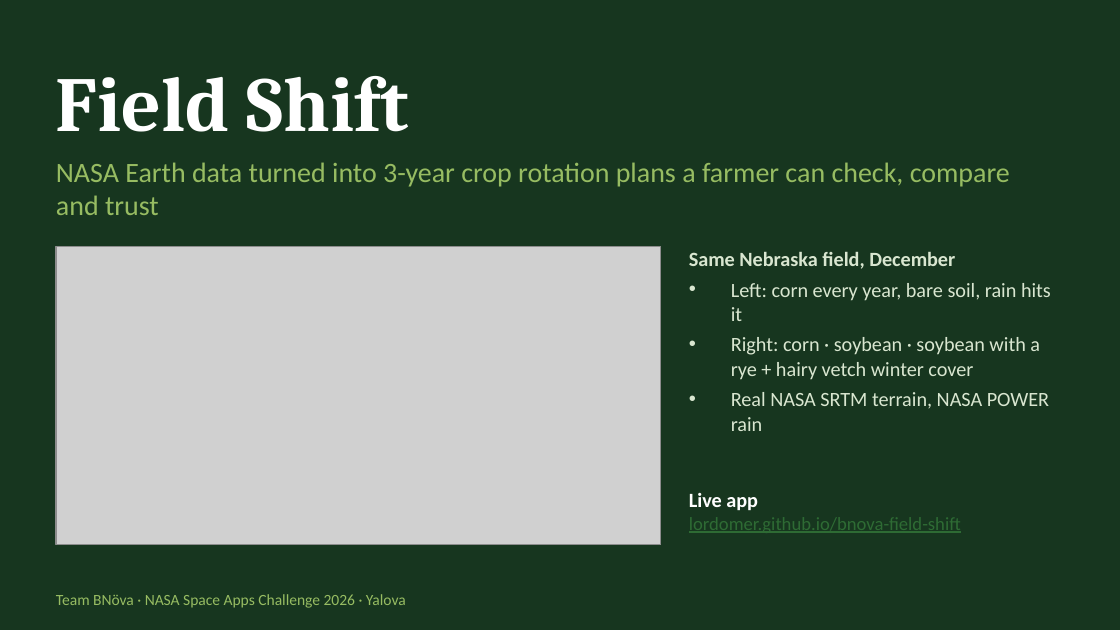
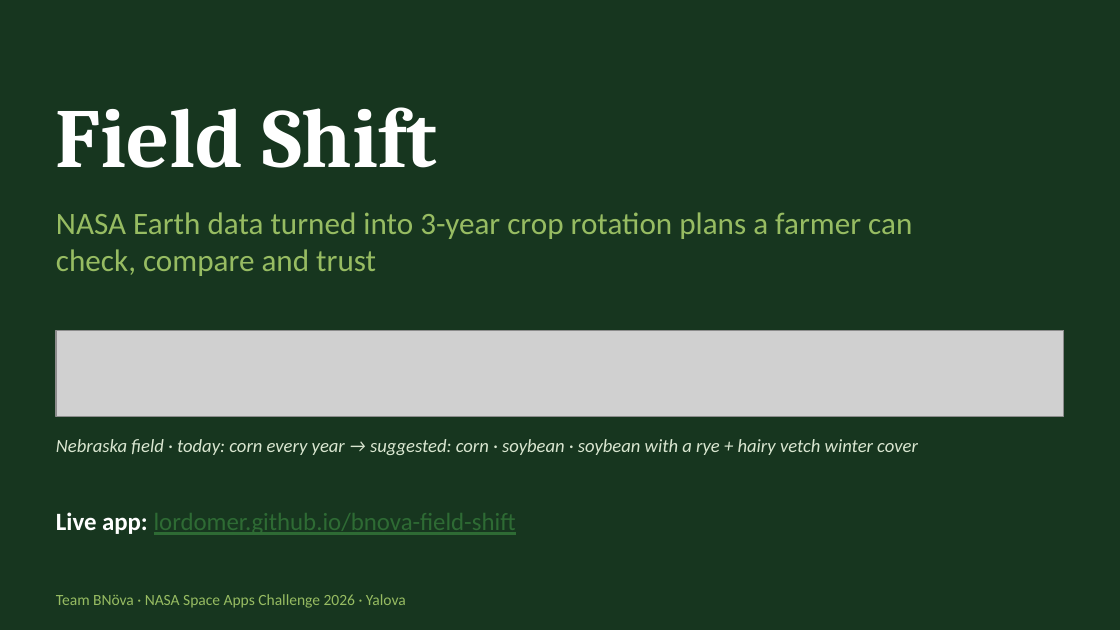
Before and after one commit to LordOmer/bnova-field-shift, a slide deck: slide 1 of presentation/FieldShift_BNova_Pitch.pptx. Drawn at 1120x630 pixels with LibreOffice and Linux fonts; fonts in the diff are those of the drawing; grey boxes stand for pictures. Boxes give left, top, right and bottom in pixels: in the first picture for what was removed or moved away, otherwise in the second. Text is boxed around its words. In the diff, an @@ line names an element or a change of style, - is before the commit and + after.

```diff
--- a/presentation/FieldShift_BNova_Pitch.pptx
+++ b/presentation/FieldShift_BNova_Pitch.pptx
@@ text "Field Shift": place and size @@
-text "Field Shift" at (56,76,409,132)
+text "Field Shift" at (56,107,437,168)
@@ text "Field Shift" at (56,107,437,168): size 50 to 54 pt @@
@@ text "NASA Earth data turned into ...": place and size @@
-text "NASA Earth data turned into ..." at (56,162,1010,215)
+text "NASA Earth data turned into ..." at (56,212,912,276)
@@ text "NASA Earth data turned into ..." at (56,212,912,276): size 18 to 20 pt @@
@@ picture: place and size @@
-picture at (56,246,661,545)
+picture at (56,330,1064,417)
@@ text "Nebraska field · today: corn ..." at (56,439,918,455): vertical alignment top to middle @@
@@ text at (56,439,918,455): text changed; size 13 to 12 pt; italic on @@
-Same Nebraska field, December
-• Left: corn every year, bare soil, rain hits it
-• Right: corn · soybean · soybean with a rye + hairy vetch winter cover
-• Real NASA SRTM terrain, NASA POWER rain
+Nebraska field · today: corn every year → suggested: corn · soybean · soybean with a rye + hairy vetch winter cover
@@ text "Live app: lordomer.github.io/bnova-field-shift" at (56,512,516,535): vertical alignment top to middle @@
@@ text at (56,512,516,535): text changed; size 12 to 16 pt @@
-Live app
-lordomer.github.io/bnova-field-shift
+Live app: lordomer.github.io/bnova-field-shift
```
Also in this commit, not shown: 2 other files.
